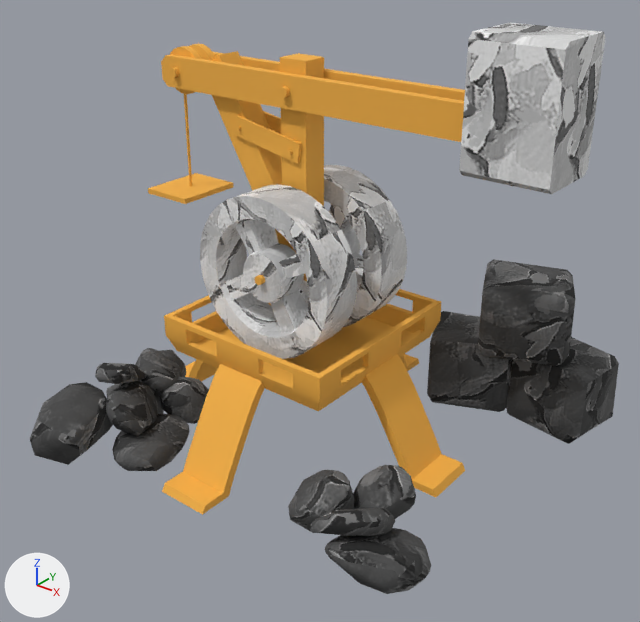
An edit to the FBX model Assets/FBX/MINIERA-ROCCIE.FBX, drawn before and after from the same camera.
Both versions are drawn from a 50 mm lens placed at (1.066, -1.366, 1.158), pointed at (0.02, -0.058, 0.347). The lights are fixed; the arrows at lower left show +X, +Y and +Z. Where no turn or scale is listed for an object, it has been applied to the vertices.

The first picture shows 'Riverstone_001'.
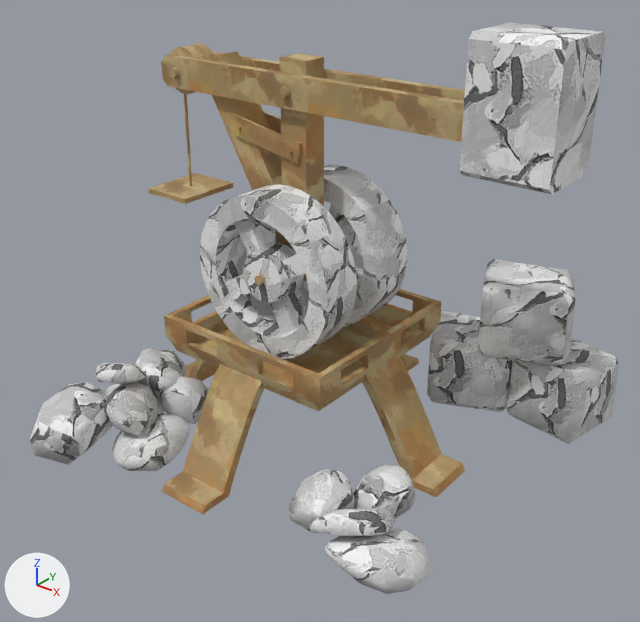
Edits to the bpy script that builds the scene:
```text
Add img_legno_lavorato_jpg:
    img_legno_lavorato_jpg = load_image('legno_lavorato.jpg', '_unpacked/legno_lavorato.jpg', 512, 512, 'sRGB')
Change mat_roccia1:
    where n4 = _N.new('ShaderNodeMapping'); n4.name = 'Mapping'
    n4.inputs[1].default_value: (-1.0, -1.0, 0.0) -> (-1.5, -1.5, 0.0)  # 'Location'
    n4.inputs[3].default_value: (0.333, 0.333, 1.0) -> (0.25, 0.25, 1.0)  # 'Scale'
Change mat_legno:
    where n0 = _N.new('ShaderNodeBsdfPrincipled'); n0.name = 'Principled BSDF'
    remove n0.inputs[0].default_value = (0.925, 0.447, 0.0588, 1.0)  # 'Base Color', orange #f6b245
    add n2 = _N.new('ShaderNodeTexImage'); n2.name = 'Image Texture'
    add n2.image = img_legno_lavorato_jpg
    add n3 = _N.new('ShaderNodeUVMap'); n3.name = 'UV Map'
    add n4 = _N.new('ShaderNodeMapping'); n4.name = 'Mapping'
    add n4.vector_type = 'TEXTURE'
    add n4.inputs[1].default_value = (-1.0, -1.0, 0.0)  # 'Location'
    add n4.inputs[3].default_value = (0.333, 0.333, 1.0)  # 'Scale'
    add _L.new(n3.outputs[0], n4.inputs[0])  # 'UV' to 'Vector'
    add _L.new(n4.outputs[0], n2.inputs[0])  # 'Vector' to 'Vector'
    add _L.new(n2.outputs[0], n0.inputs[0])  # 'Color' to 'Base Color'
Change me_mesh:
    where me_mesh.from_pydata(...)  # 2516 vertices, 4928 faces; spans x -0.495..0.495, y -0.503..0.503, z -0.005..0.939
    used by ob_riverstone_001; location = (0.0, 0.0, 0.0)
    me_mesh part 1: 922 of the faces centred in x -0.493..-0.188, y -0.5..-0.077, z 0.0..0.203 switch from mat_roccia1_001 to mat_roccia1
    me_mesh part 2: 462 of the faces centred in x 0.127..0.445, y -0.37..-0.111, z 0.004..0.12 switch from mat_roccia1_001 to mat_roccia1
    me_mesh part 3: 132 of the faces centred in x 0.035..0.483, y 0.252..0.499, z 0.0..0.354 switch from mat_roccia1_001 to mat_roccia1
```

Where the change shows, as pixel boxes (x1, y1, x2, y2) in the pictures (640 x 622 px):
'Riverstone_001', surface changed, recoloured
    both: (30, 22, 619, 594)
part 1 of me_mesh, recoloured
    both: (30, 348, 209, 471)
part 2 of me_mesh, recoloured
    both: (288, 465, 431, 594)
part 3 of me_mesh, recoloured (black to grey)
    both: (427, 259, 619, 444)
